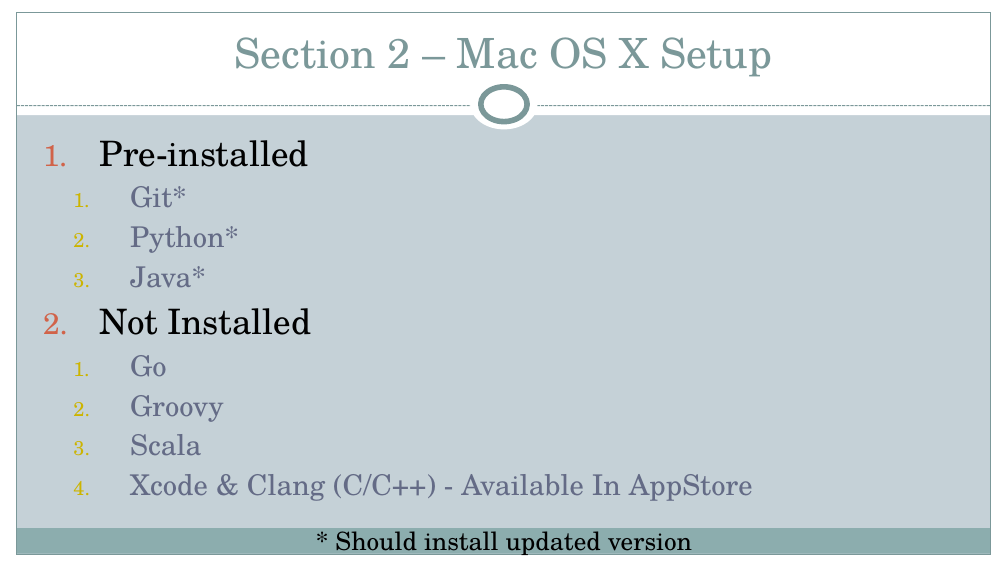
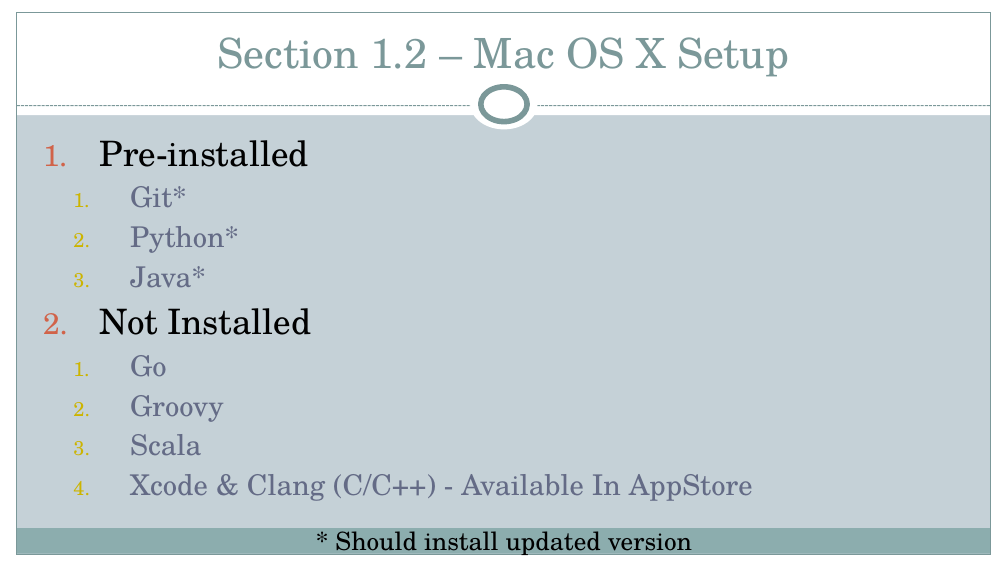
Before and after one commit to xiliax/programming-languages-compared, a slide deck: slide 8 of docs/programming-language-compared.pptx (slide 7 before the commit). Drawn at 1008x567 pixels with LibreOffice and Linux fonts; fonts in the diff are those of the drawing. Boxes give left, top, right and bottom in pixels: in the first picture for what was removed or moved away, otherwise in the second. Text is boxed around its words. In the diff, an @@ line names an element or a change of style, - is before the commit and + after.

```diff
--- a/docs/programming-language-compared.pptx
+++ b/docs/programming-language-compared.pptx
@@ title at box(218, 37, 789, 77): text changed @@
-Section 2 – Mac OS X Setup
+Section 1.2 – Mac OS X Setup
```
Also in this commit, not shown: 3 other slides changed, 4 slides added, 3 slides removed, 21 other files.
